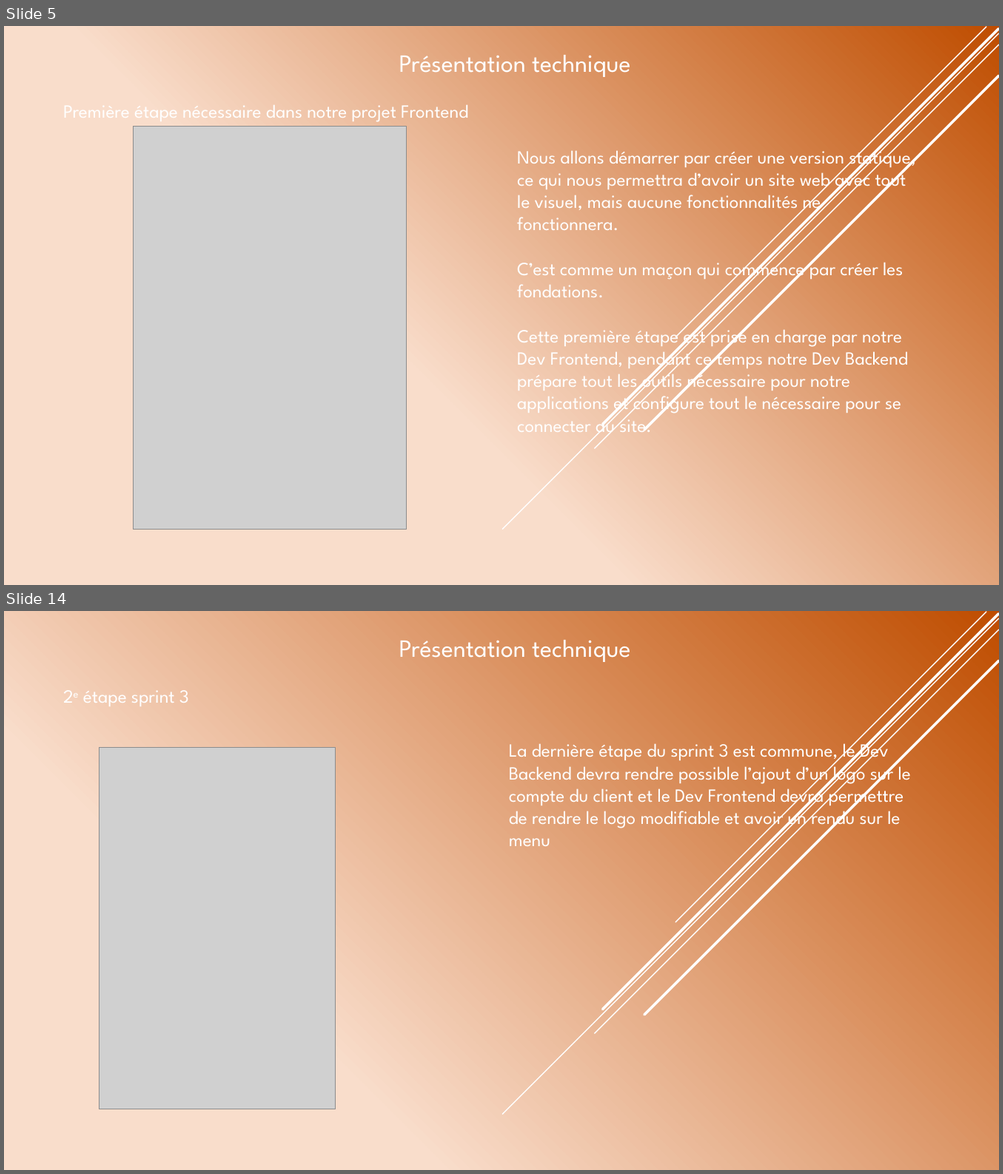
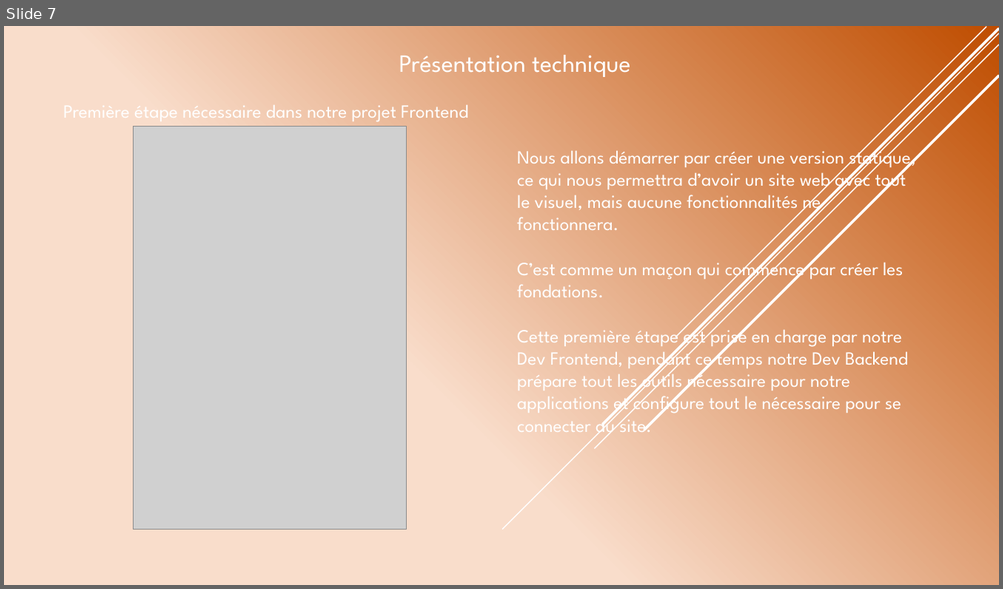
Before and after one commit to JordanKlashi/Projet-7, a slide deck: presentation/Présentation de la solution technique.pptx. Shown one above the other, each under a label of ours: slides 5 and 14 before the commit, slide 7 after it; the slides between them are not shown. The pictures are 1003x1174 and 1003x589 pixels, drawn with LibreOffice and Linux fonts; fonts in the diff are those of the drawing; grey boxes stand for pictures. Boxes give left, top, right and bottom in pixels: in the first picture for what was removed or moved away, otherwise in the second. Text is boxed around its words. In the diff, an @@ line names an element or a change of style, - is before the commit and + after.

```diff
--- a/presentation/Présentation de la solution technique.pptx
+++ b/presentation/Présentation de la solution technique.pptx
@@ slide 14 removed at [4,611,999,1170], background gradient #F9DDCB to #C04D00; not listed: 5 template elements that a slide beside it also shows @@
@@ text removed at [399,640,631,662] @@
-Présentation technique
@@ text removed at [83,690,189,706] @@
-2e étape sprint 3
@@ text removed at [509,738,910,846] @@
-La dernière étape du sprint 3 est commune, le Dev Backend devra rendre possible l’ajout d’un logo sur le compte du client et le Dev Frontend devra permettre de rendre le logo modifiable et avoir un rendu sur le menu
@@ picture removed at [99,748,336,1110] @@
@@ what was slide 5 is now slide 7 @@
```
Also in this commit, not shown: 11 slides changed, 3 slides added, 2 other slides removed, 10 other files.
